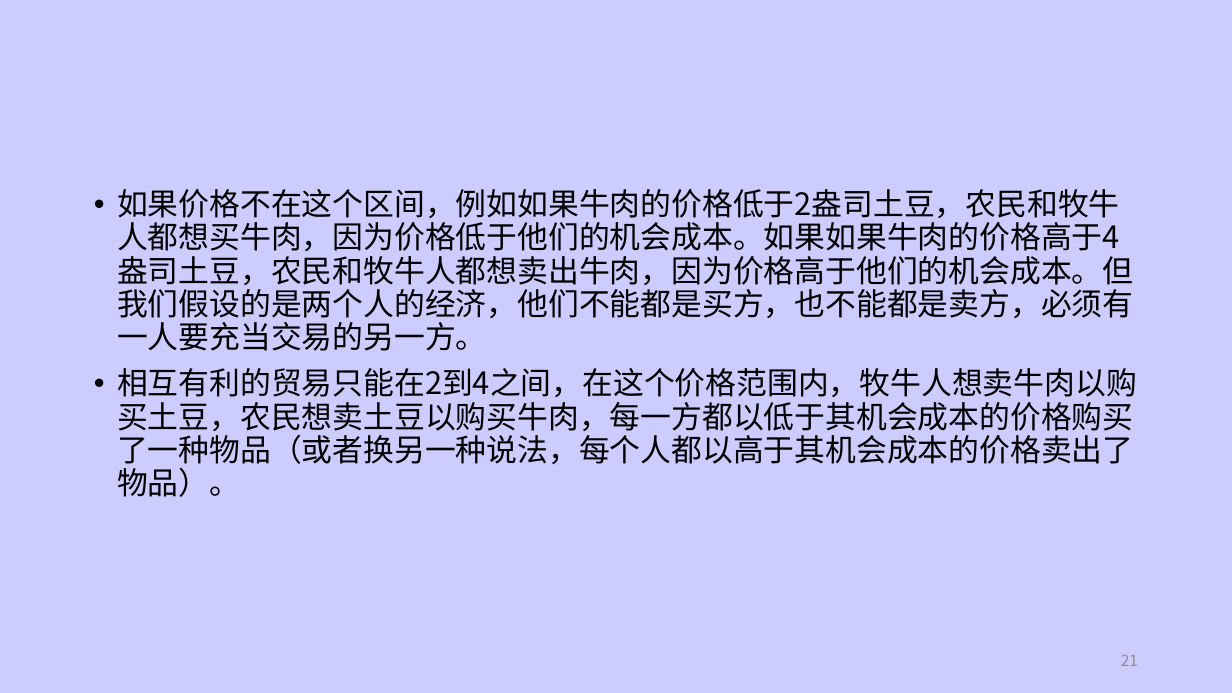
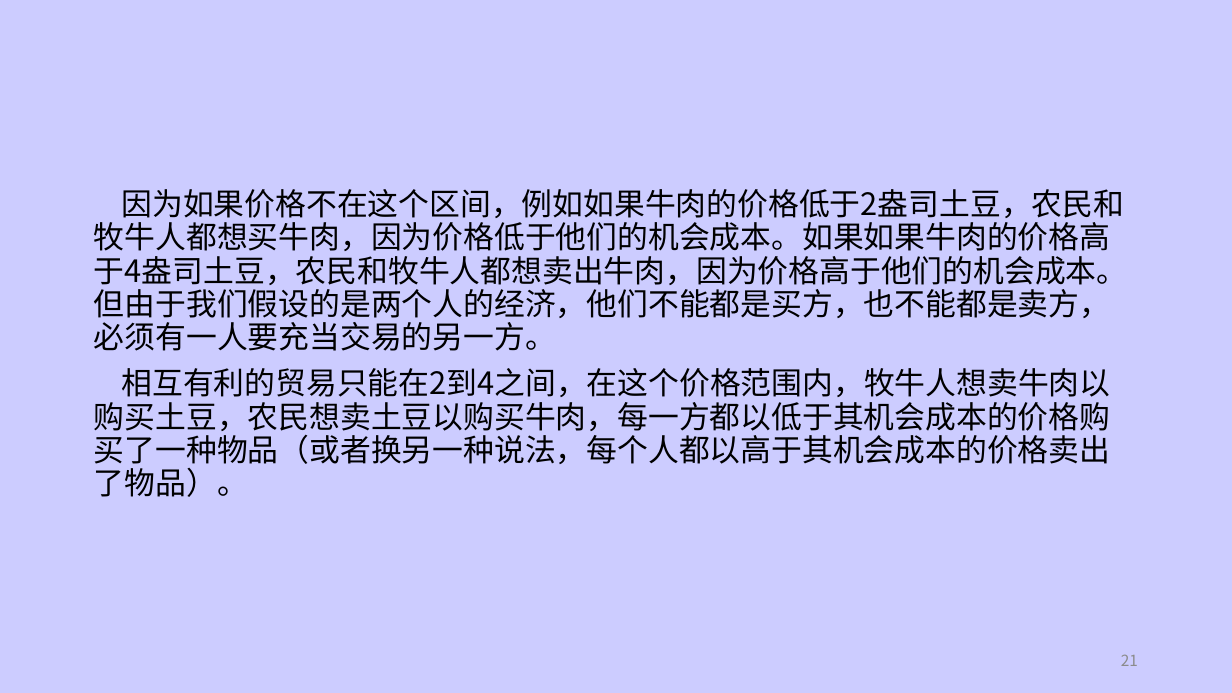
Before and after one commit to dhndzwxj/Teaching_assistant, a slide deck: slide 21 of 微观原理课件/第2章 相互依存性及贸易的好处1.pptx. Drawn at 1232x693 pixels with LibreOffice and Linux fonts; fonts in the diff are those of the drawing. Boxes give left, top, right and bottom in pixels: in the first picture for what was removed or moved away, otherwise in the second. Text is boxed around its words. In the diff, an @@ line names an element or a change of style, - is before the commit and + after.

```diff
--- a/微观原理课件/第2章 相互依存性及贸易的好处1.pptx
+++ b/微观原理课件/第2章 相互依存性及贸易的好处1.pptx
@@ text at [94, 189, 1128, 351]: text changed @@
-• 如果价格不在这个区间，例如如果牛肉的价格低于2盎司土豆，农民和牧牛人都想买牛肉，因为价格低于他们的机会成本。如果如果牛肉的价格高于4盎司土豆，农民和牧牛人都想卖出牛肉，因为价格高于他们的机会成本。但我们假设的是两个人的经济，他们不能都是买方，也不能都是卖方，必须有一人要充当交易的另一方。
+因为如果价格不在这个区间，例如如果牛肉的价格低于2盎司土豆，农民和牧牛人都想买牛肉，因为价格低于他们的机会成本。如果如果牛肉的价格高于4盎司土豆，农民和牧牛人都想卖出牛肉，因为价格高于他们的机会成本。但由于我们假设的是两个人的经济，他们不能都是买方，也不能都是卖方，必须有一人要充当交易的另一方。
@@ text at [94, 368, 1111, 497]: bullet • to none @@
```
Also in this commit, not shown: 6 other slides changed.
